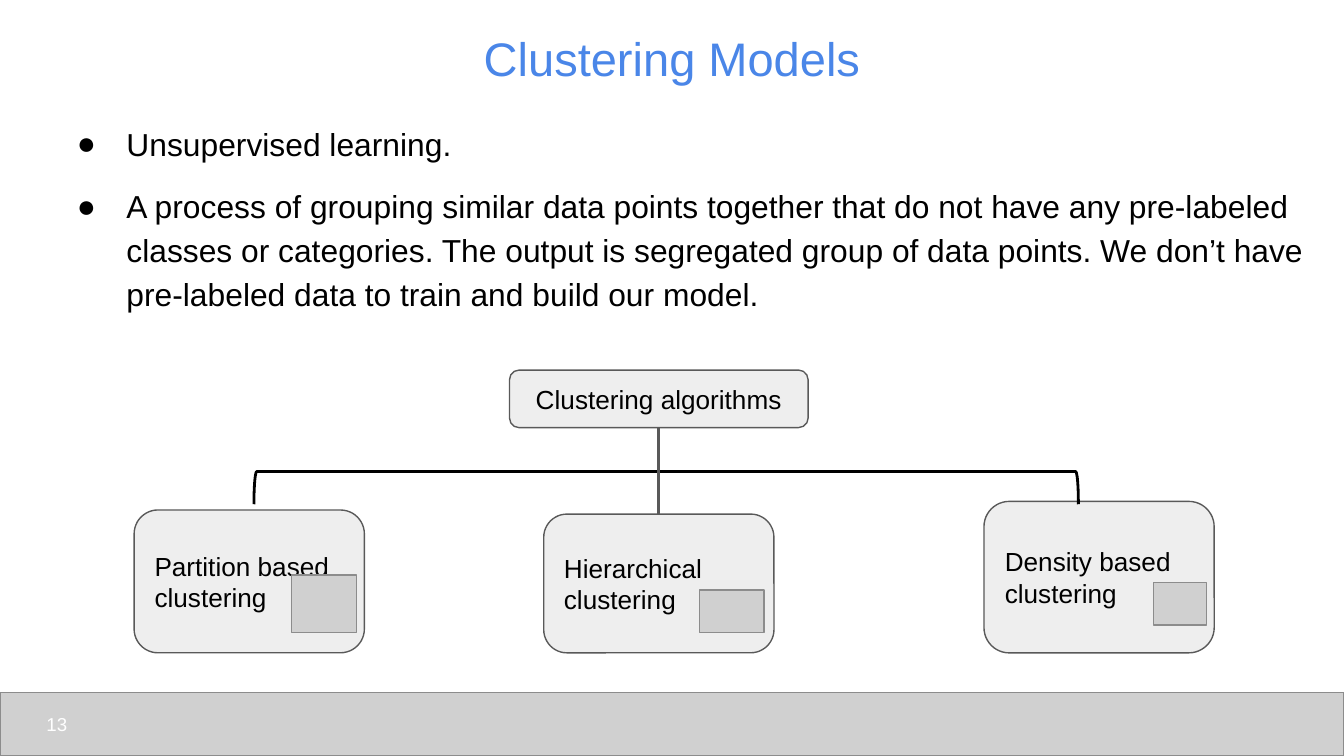
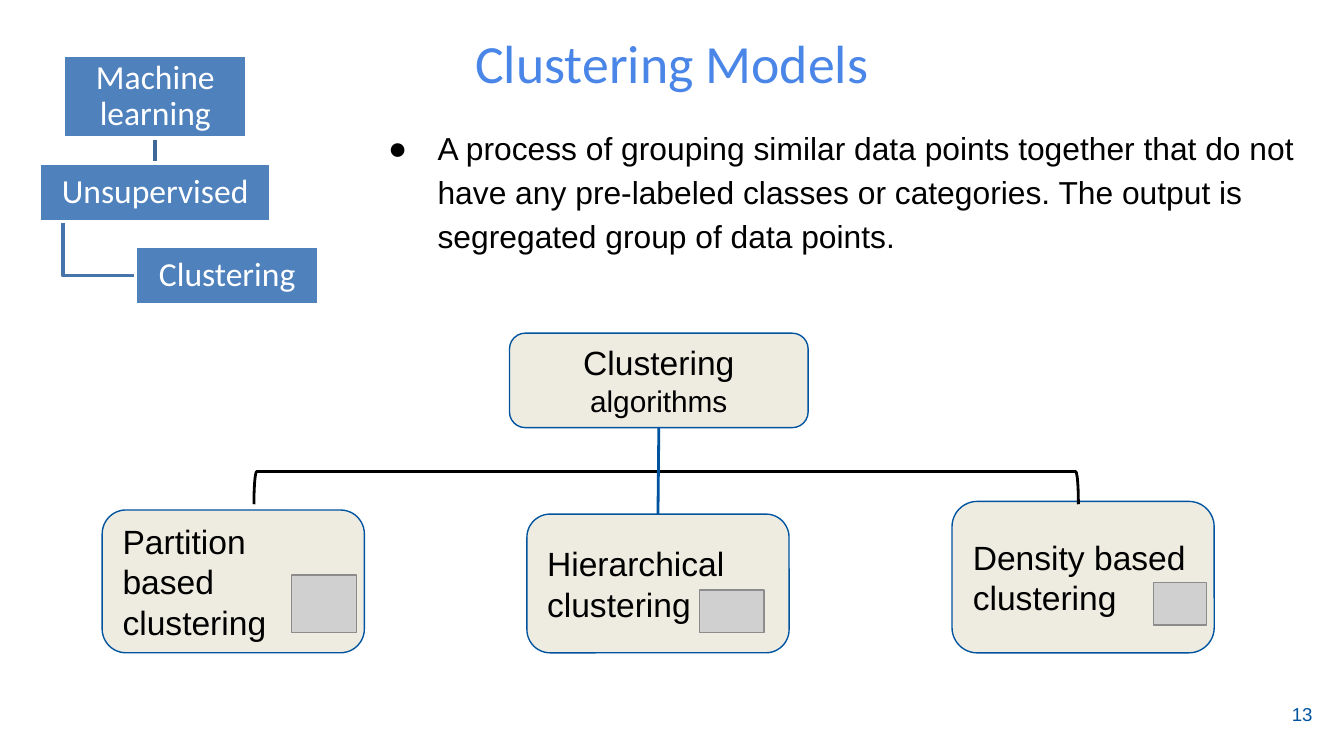
Before and after one commit to udel-cbcb/NIGMS-Sandbox-UD, a slide deck: slide 14 of Submodule_4/Lectures/Submodule_4_Lecture_1_ML_Models_and_Model_Evaluation.pptx (slide 13 before the commit). Drawn at 1344x756 pixels with LibreOffice and Linux fonts; fonts in the diff are those of the drawing; grey boxes stand for pictures; background and template pictures are left out. Boxes give left, top, right and bottom in pixels: in the first picture for what was removed or moved away, otherwise in the second. Text is boxed around its words. In the diff, an @@ line names an element or a change of style, - is before the commit and + after.

```diff
--- a/Submodule_4/Lectures/Submodule_4_Lecture_1_ML_Models_and_Model_Evaluation.pptx
+++ b/Submodule_4/Lectures/Submodule_4_Lecture_1_ML_Models_and_Model_Evaluation.pptx
@@ title "Clustering Models" at box(475, 45, 869, 92): size 25.2 to 28.8 pt, font Arial to Calibri @@
@@ text at box(438, 137, 1293, 253): text changed @@
-● Unsupervised learning.
-● A process of grouping similar data points together that do not have any pre-labeled classes or categories. The output is segregated group of data points. We don’t have pre-labeled data to train and build our model.
+● A process of grouping similar data points together that do not have any pre-labeled classes or categories. The output is segregated group of data points.
@@ group added at box(39, 55, 320, 305): 3 rectangles, 3 texts, 2 freeform shapes @@
+Machine learning
+Unsupervised
+Clustering
@@ rounded rectangle "Clustering algorithms": place and size @@
-rounded rectangle "Clustering algorithms" at box(509, 370, 808, 427)
+rounded rectangle "Clustering algorithms" at box(509, 333, 808, 427)
@@ rounded rectangle "Clustering algorithms" at box(509, 333, 808, 427): size 14 to 18 pt in "Clustering"; size 14 to 16 pt in "algorithms"; fill #EEEEEE to #EEECE1; outline #595959 0.75 pt to #00539F 0.75 pt @@
@@ line (659, 427) - (659, 515): stroke #595959 1.5 pt to #00539F 1.5 pt @@
@@ rounded rectangle "Density based clustering": place and size @@
-rounded rectangle "Density based clustering" at box(984, 501, 1214, 653)
+rounded rectangle "Density based clustering" at box(952, 501, 1214, 653)
@@ size 14 to 18 pt; fill #EEEEEE to #EEECE1; outline #595959 0.75 pt to #00539F 0.75 pt in 3 elements at box(527, 515, 789, 653), box(952, 501, 1214, 653), box(102, 511, 364, 653) @@
@@ rounded rectangle "Partition based clustering": place and size @@
-rounded rectangle "Partition based clustering" at box(134, 511, 364, 653)
+rounded rectangle "Partition based clustering" at box(102, 511, 364, 653)
@@ rounded rectangle "Hierarchical clustering": place and size @@
-rounded rectangle "Hierarchical clustering" at box(544, 515, 774, 653)
+rounded rectangle "Hierarchical clustering" at box(527, 515, 789, 653)
@@ page number: place and size @@
-page number at box(46, 718, 67, 731)
+page number at box(1292, 708, 1313, 721)
@@ page number at box(1292, 708, 1313, 721): text colour #FFFFFF to #00539F @@
@@ picture removed at box(0, 692, 1344, 755) @@
```
Also in this commit, not shown: 19 other slides changed, 7 slides added, 8 slides removed, 7 other files.
